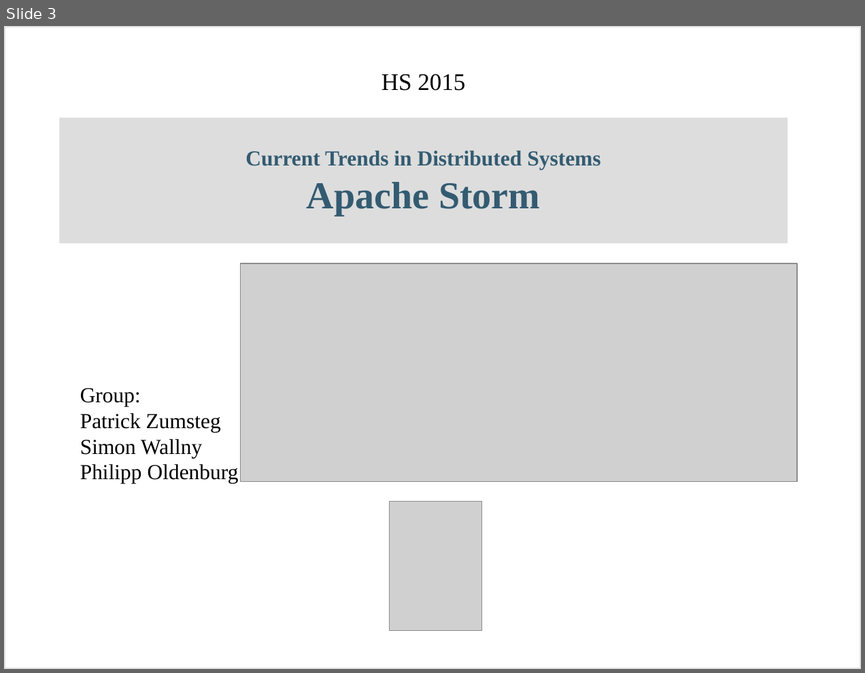
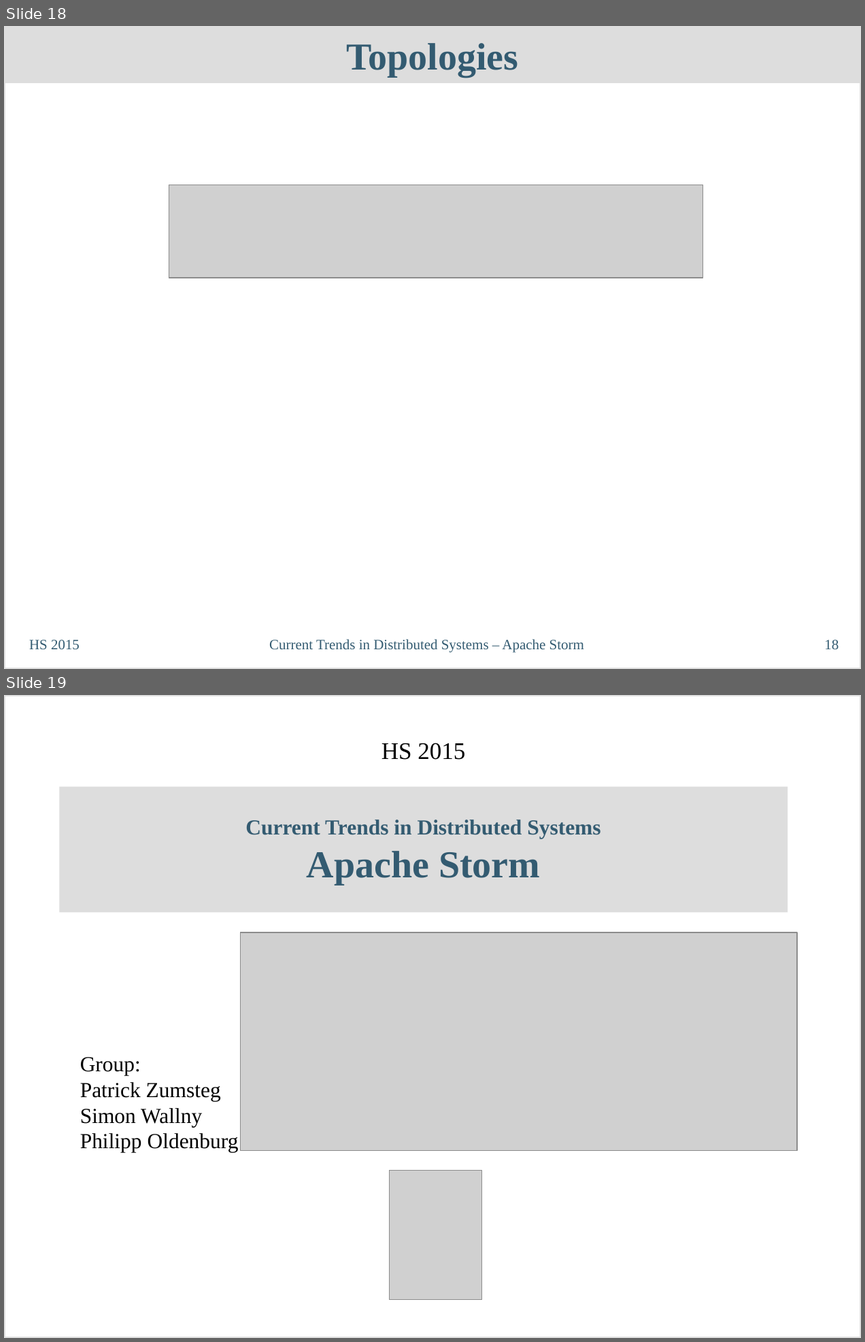
Before and after one commit to philipp-oldenburg/ctds-storm, a slide deck: Storm-Referat/CT-Präsentation - Simon.odp. Shown one above the other, each under a label of ours: slide 3 before the commit, slides 18 and 19 after it. The pictures are 865x673 and 865x1342 pixels, drawn with LibreOffice and Linux fonts; fonts in the diff are those of the drawing; grey boxes stand for pictures. Boxes give left, top, right and bottom in pixels: in the first picture for what was removed or moved away, otherwise in the second. Text is boxed around its words. In the diff, an @@ line names an element or a change of style, - is before the commit and + after.

```diff
--- a/Storm-Referat/CT-Präsentation - Simon.odp
+++ b/Storm-Referat/CT-Präsentation - Simon.odp
@@ slide 18 added at bbox=[4, 26, 861, 669], background #FFFFFF; not listed: 1 template element that a slide beside it also shows @@
@@ title added at bbox=[4, 26, 861, 83], fill #DDDDDD, 32 pt, text #335B71, bold @@
+Topologies
@@ picture added at bbox=[169, 184, 702, 277] @@
@@ text added at bbox=[29, 639, 79, 649], 12 pt, text #335B71 @@
+HS 2015
@@ text added at bbox=[269, 639, 584, 652], 12 pt, text #335B71 @@
+Current Trends in Distributed Systems – Apache Storm
@@ page number added at bbox=[824, 639, 838, 649], 12 pt, text #335B71 @@
+18
@@ what was slide 3 is now slide 19 @@
```
Also in this commit, not shown: 1 slide changed, 15 other slides added.
